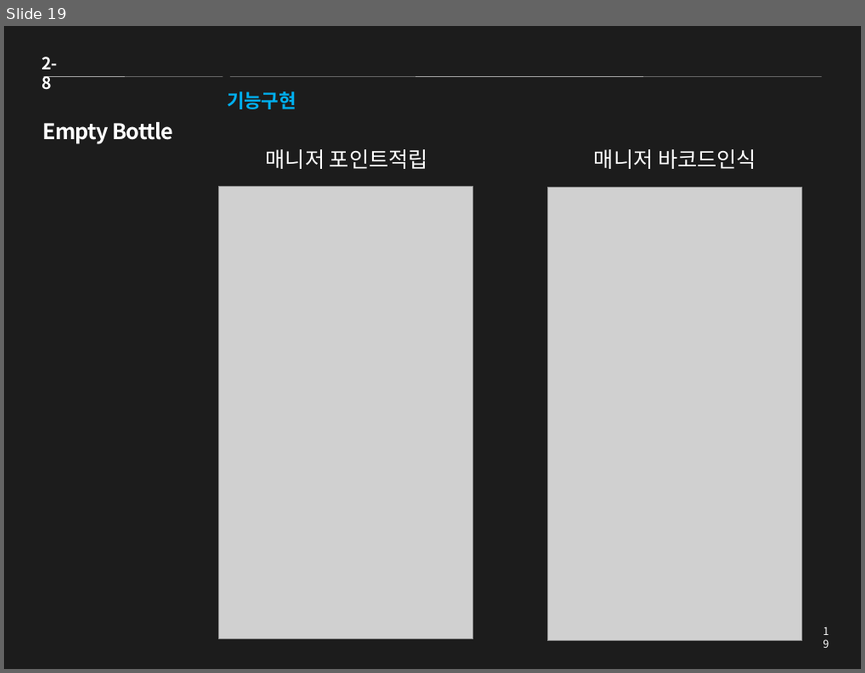
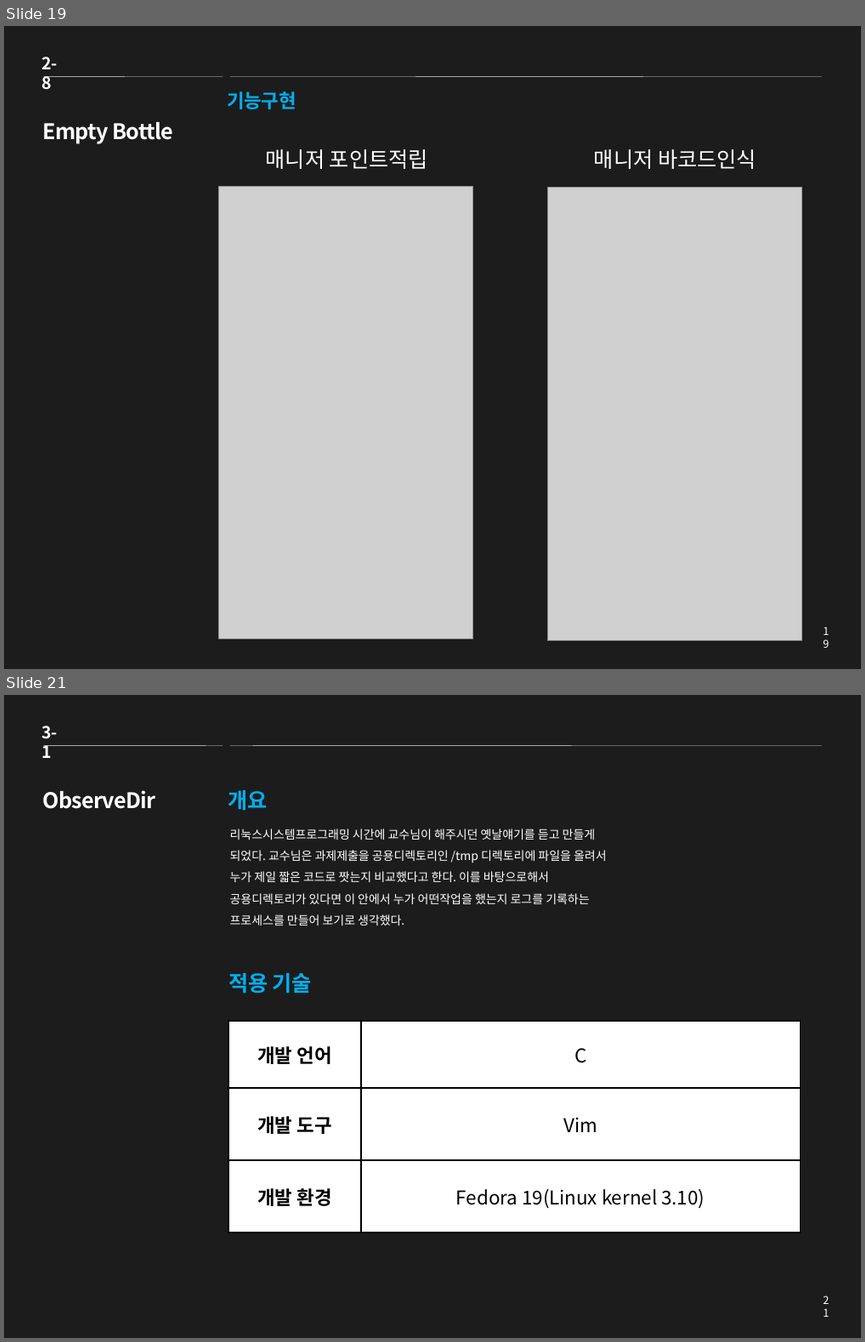
Before and after one commit to Guyclops/Resume, a slide deck: 신준태_포트폴리오.pptx. Shown one above the other, each under a label of ours: slide 19 before the commit, slides 19 and 21 after it; the slides between them are not shown. The pictures are 865x673 and 865x1342 pixels, drawn with LibreOffice and Linux fonts; fonts in the diff are those of the drawing; grey boxes stand for pictures. Boxes give left, top, right and bottom in pixels: in the first picture for what was removed or moved away, otherwise in the second. Text is boxed around its words. In the diff, an @@ line names an element or a change of style, - is before the commit and + after.

Commit message:
20171109 ObserveDir 프로젝트 추가

```diff
--- a/신준태_포트폴리오.pptx
+++ b/신준태_포트폴리오.pptx
@@ slide 21 added at bbox=[4, 695, 861, 1338], background #1C1C1C @@
@@ text added at bbox=[41, 726, 57, 758], 14 pt, text #FFFFFF, bold @@
+3-1
@@ line added from (43, 745) to (222, 745), #F2F2F2 0.25 pt @@
@@ line added from (230, 745) to (822, 745), #F2F2F2 0.25 pt @@
@@ title added at bbox=[43, 790, 156, 809], 18 pt, text #FFFFFF, bold @@
+ObserveDir
@@ text added at bbox=[228, 790, 268, 811], 18 pt, text #00B0F0, bold @@
+개요
@@ text added at bbox=[230, 828, 607, 925], 10 pt, text #FFFFFF @@
+리눅스시스템프로그래밍 시간에 교수님이 해주시던 옛날얘기를 듣고 만들게 되었다. 교수님은 과제제출을 공용디렉토리인 /tmp 디렉토리에 파일을 올려서 누가 제일 짧은 코드로 짯는지 비교했다고 한다. 이를 바탕으로해서 공용디렉토리가 있다면 이 안에서 누가 어떤작업을 했는지 로그를 기록하는 프로세스를 만들어 보기로 생각했다.
@@ text added at bbox=[229, 973, 311, 993], 18 pt, text #00B0F0, bold @@
+적용 기술
@@ table added at bbox=[228, 1021, 800, 1232], 3 rows, 2 columns @@
+개발 언어 | C
+개발 도구 | Vim
+개발 환경 | Fedora 19(Linux kernel 3.10)
@@ page number added at bbox=[814, 1289, 838, 1310], 9 pt, text #FFFFFF @@
+21
```
Also in this commit, not shown: 2 slides changed, 6 other slides added, 1 other file.
